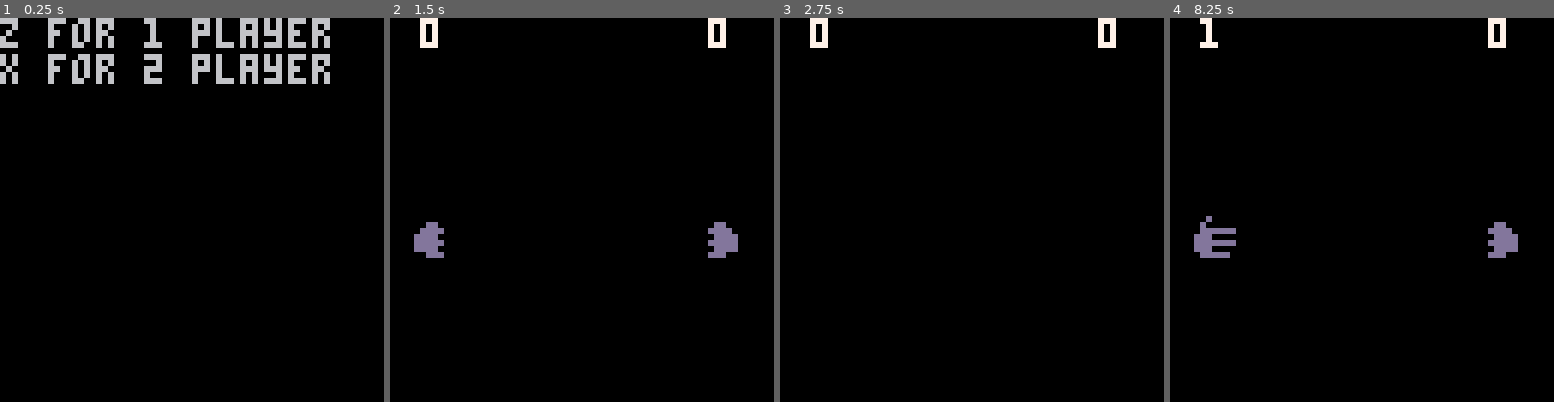
Above: before the commit, frames 1-4 (left to right).
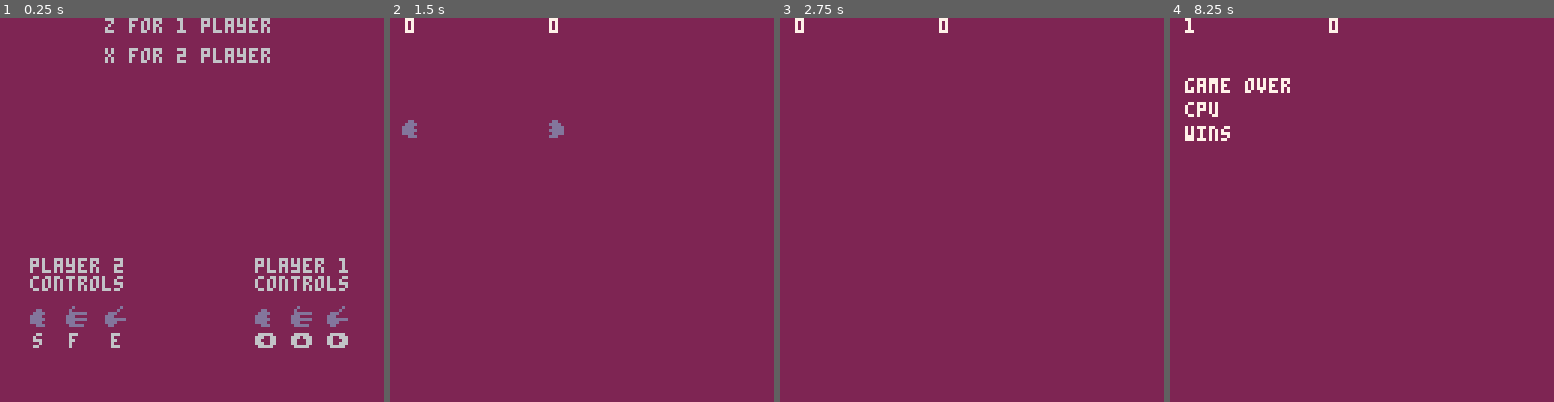
Above: after the commit, the same moments.

Repository: Aeklad/pico8
Game: PICO-8 cartridge rps.p8
Same seed, same stepped clock (60 frames per second), same inputs: the game is played once before the commit and once after it.
Inputs:
- Up to frame 1 (0.25 s): no input
- Up to frame 2 (1.5 s): tap O (Z key) at 0.33, 0.7, 1.43 s; tap X (X key) at 1.07 s
- Up to frame 3 (2.75 s): hold Left 1.97-2.37 s; tap X (X key) at 2.07, 2.4, 2.73 s; tap O (Z key) at 2.22 s; hold Down from 2.42 s (still down)
- Up to frame 4 (8.25 s): release Down at 2.82 s; hold Right 2.87-3.53 s; tap X (X key) every 0.33 s from 3.07 to 8.07 s; tap O (Z key) every 0.88 s from 3.1 to 7.52 s; hold Up 3.58-4.08 s; hold Right 4.13-4.53 s; hold Down 4.58-5.08 s; hold Left 5.13-5.8 s; hold Up 5.85-6.18 s; hold Left 6.23-6.63 s; hold Down 6.68-7.08 s; hold Right 7.13-7.8 s; hold Up from 7.85 s (still down)

The runs differ from the first frame. In frame 1, 100% of the frame differs, in the area x 0-100%, y 0-100%; in frame 2, 100%; in frame 3, 100%; in frame 4, 100%.

Commit message:
Add files via upload
It's all outta wack

Diff:
--- a/rps.p8
+++ b/rps.p8
@@ -1,39 +1,42 @@
 pico-8 cartridge // http://www.pico-8.com
-version 33
+version 41
 __lua__
-poke (24364,3)
-player1= {
-           turn=1,
-           shot=false,
-           score=0
-          }
-player2= {
-           turn=1,
-           shot=false,
-           score=0
-          }
-cpu= {
-           turn=1,
-           score=0
-          }
+
 playname={"rock","paper","scissors"}
 gamestate=1
 stateplay=2
 stateshoot=3
 state2player=4
 statetitle=5
+stateend=6
 t=0
 shooting=false
-multiplay=false
+winner=""
+
 
 function _init()
+ multiplay=false
+ player1= {
+            turn=1,
+            shot=false,
+            score=0
+           }
+ player2= {
+            turn=1,
+            shot=false,
+            score=0
+           }
+ cpu= {
+            turn=1,
+            score=0
+           }
  c=0
  bp=-1
  wn=-1
  turns={player1.turn,player2.turn}
  players={player1,player2}
  gamestate=statetitle
-end
+ end
 
 function cpuplay()
  return flr(rnd(3))+1
@@ -76,8 +79,24 @@
 end
 
 function draw_title()
- print("z for 1 player")
- print("x for 2 player")
+ print("z for 1 player",35,0)
+ print("x for 2 player",35,10)
+ print("player 2",10,80)
+ print("controls",10,86)
+ spr(9,10,95)
+ spr(7,22,95)
+ spr(8,35,95)
+ print("s",11,105)
+ print("f",23,105)
+ print("e",37,105)
+ print("player 1", 85,80)
+ print("controls",85,86)
+ spr(9,85,95)
+ spr(7,97,95)
+ spr(8,109,95)
+ print("⬅️",85,105)
+ print("⬆️",97,105)
+ print("➡️",109,105)
 end
 
 function draw_play()
@@ -111,6 +130,7 @@
 end
 
 function read_input(pl)
+ checkscore()
  if not players[pl+1].shot then
   for i=0,2 do
    if btnp(i,pl) then
@@ -129,56 +149,99 @@
  end
  if player1.shot and player2.shot then
   if timer() then
-   gamestate=stateshoot
-  end
- end
-end
-
-function singleplay()
-  for i=0,2 do
-   if btnp(i) then
-    player1.shot=true
-    if i==0 then
-     player1.turn=1
-    elseif i == 1 then
-     player1.turn=3
-    else
-     player1.turn = i
-    end
-    player2.shot=true
-    player2.turn=cpuplay()
+   if player1.score>=1 then
+    gamestate=statetitle
+   else
     gamestate=stateshoot
    end
   end
+ end
+end
+
+function checkscore()
+ if player1.score>=1 then
+  winner="player one"
+  gamestate=stateend
+ end
+ if player2.score>=1 then
+  if multiplay then
+   winner="player two"
+  else
+   winner="cpu "
+  end
+  gamestate=stateend
+ end
+end
+
+function singleplay()
+ checkscore()
+ for i=0,2 do
+  if btnp(i) then
+   player1.shot=true
+   if i==0 then
+    player1.turn=1
+   elseif i == 1 then
+    player1.turn=3
+   else
+    player1.turn = i
+   end
+   player2.shot=true
+   player2.turn=cpuplay()
+   gamestate=stateshoot
+  end
+ end
+end
+
+function title()
+ _init()
+ if btnp(4) then
+  gamestate=stateplay
+ elseif
+  btnp(5) then
+   multiplay=true
+   gamestate=state2player
+  end
+end
+
+function gameover()
+ if btn(0) then
+  gamestate=statetitle
+ end
+end
+
+function draw_gameover()
+ print("game over",5,20)
+ print(winner,5,28)
+ print("wins",5,36)
 end
 
 function _update()
  if gamestate==statetitle then
-  if btnp(4) then
-   gamestate=stateplay
-  elseif
-   btnp(5) then
-    multiplay=true
-    gamestate=state2player
-   end
-  end
- if gamestate==stateplay then
+  title()
+ elseif gamestate==stateplay then
   singleplay()
  elseif gamestate==state2player then
+  --poke (24364,3)
   read_input(0)
   read_input(1)
  elseif gamestate==stateshoot then
-   shoot()
+  shoot()
+ elseif gamestate==stateend then
+  gameover()
  end
 end
 
 function _draw()
- cls()
+ cls(2)
+ if gamestate!=statetitle then
+  print (player2.score,5,0,7)
+  print (player1.score,53,0)
+ end
  if gamestate==statetitle then
   draw_title()
+ elseif gamestate==stateend then
+  draw_gameover()
  else
-  print (player2.score,5,0,7)
-  print (player1.score,53,0)
   draw_play()
  end
 end
Not shown, changed: 129 lines of the sprite sheet (__gfx__) section of rps.p8
Not shown, changed: the thumbnail (__label__) section of rps.p8
